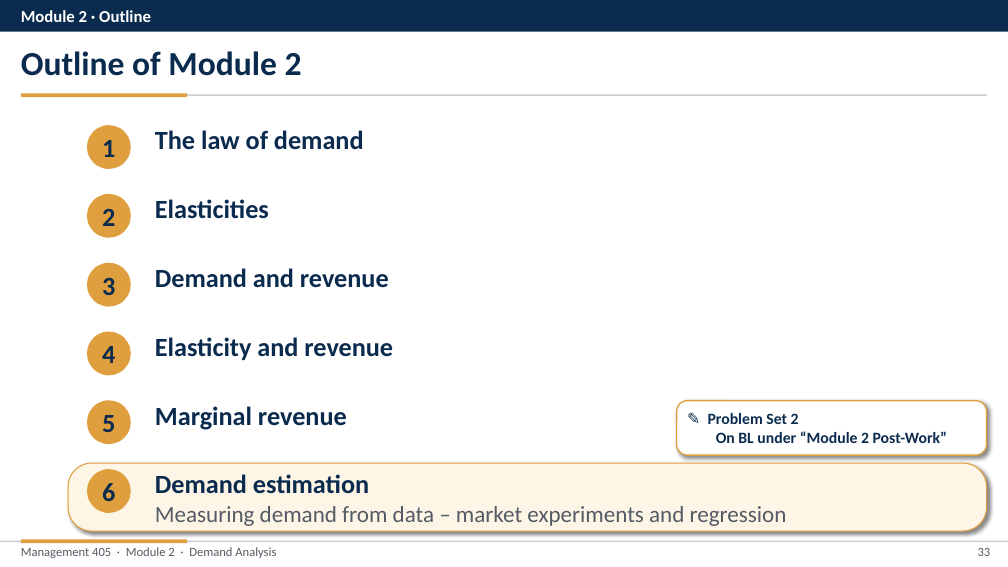
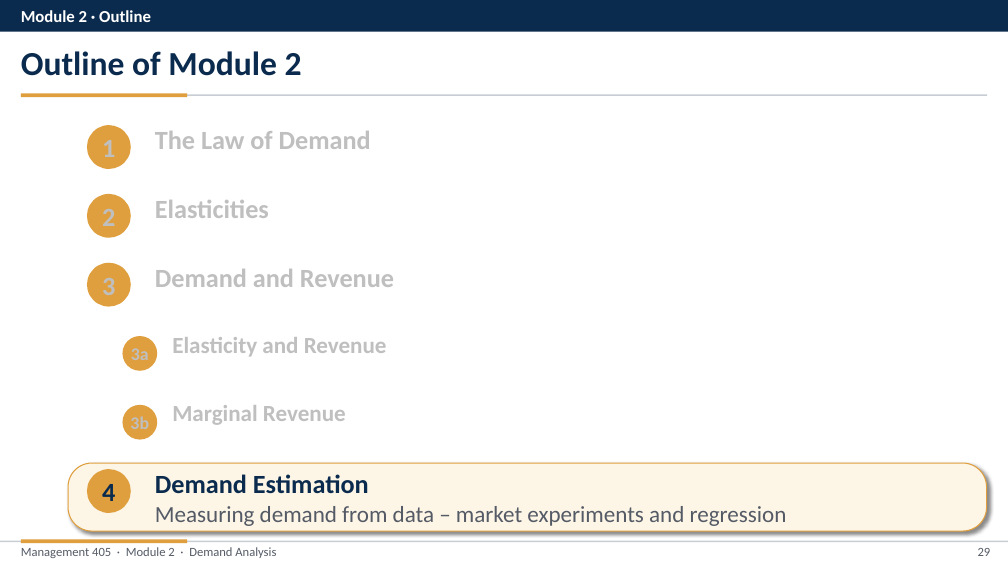
Before and after one commit to nvoigtla/Teaching, a slide deck: slide 29 of 405 Slide Revisions 2026/Module 2/Module 2 - Video Part Revised.pptx (slide 33 before the commit). Drawn at 1008x567 pixels with LibreOffice and Linux fonts; fonts in the diff are those of the drawing. Boxes give left, top, right and bottom in pixels: in the first picture for what was removed or moved away, otherwise in the second. Text is boxed around its words. In the diff, an @@ line names an element or a change of style, - is before the commit and + after.

```diff
--- a/405 Slide Revisions 2026/Module 2/Module 2 - Video Part Revised.pptx
+++ b/405 Slide Revisions 2026/Module 2/Module 2 - Video Part Revised.pptx
@@ text at (x1=155, y1=131, x2=371, y2=149): text changed; text colour #0B2B4E to #BFBFBF @@
-The law of demand
+The Law of Demand
@@ text colour #0B2B4E to #BFBFBF in 4 elements at (x1=87, y1=126, x2=131, y2=169), (x1=87, y1=194, x2=131, y2=237), (x1=155, y1=200, x2=269, y2=218), (x1=87, y1=263, x2=131, y2=307) @@
@@ text at (x1=155, y1=269, x2=394, y2=287): text changed; text colour #0B2B4E to #BFBFBF @@
-Demand and revenue
+Demand and Revenue
@@ ellipse "3a" resized from (x1=87, y1=331, x2=131, y2=375) to (x1=123, y1=337, x2=157, y2=371) @@
@@ text in ellipse at (x1=131, y1=348, x2=149, y2=360): text changed; size 25 to 17 pt; text colour #0B2B4E to #BFBFBF @@
-4
+3a
@@ text at (x1=172, y1=337, x2=387, y2=357): text changed; size 25 to 22 pt; text colour #0B2B4E to #BFBFBF @@
-Elasticity and revenue
+Elasticity and Revenue
@@ ellipse "3b" resized from (x1=87, y1=400, x2=131, y2=444) to (x1=123, y1=405, x2=157, y2=440) @@
@@ text in ellipse at (x1=130, y1=416, x2=149, y2=429): text changed; size 25 to 17 pt; text colour #0B2B4E to #BFBFBF @@
-5
+3b
@@ text at (x1=172, y1=405, x2=346, y2=425): text changed; size 25 to 22 pt; text colour #0B2B4E to #BFBFBF @@
-Marginal revenue
+Marginal Revenue
@@ rounded rectangle removed at (x1=677, y1=401, x2=987, y2=455) @@
-✎ Problem Set 2
-On BL under “Module 2 Post-Work”
@@ text at (x1=155, y1=474, x2=369, y2=494): text changed @@
-Demand estimation
+Demand Estimation
@@ text in ellipse at (x1=102, y1=484, x2=115, y2=501): text changed @@
-6
+4
@@ page number at (x1=978, y1=548, x2=991, y2=556): text changed @@
-33
+29
```
Also in this commit, not shown: 43 other slides changed, 5 slides added, 5 slides removed, 20 other files.
